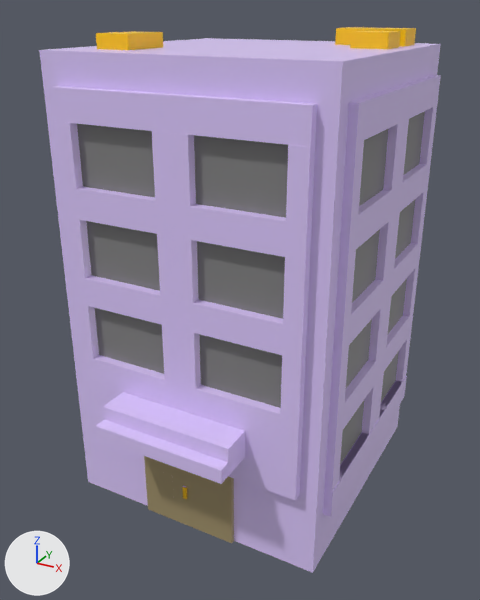
Before and after pictures for a commit that changed the FBX model Bird Gang/Assets/MayaMesh/purpleTowerBlock.fbx.
One viewpoint serves both versions: a 50 mm camera at (16.1, -25.7, 11.4) aimed at (2.8, -1.4, -0.7). Every picture has the same lights, and +X, +Y and +Z are marked at lower left. Where no turn or scale is listed for an object, it has been applied to the vertices.

Objects in the first picture: 'purpleTowerBlock'.
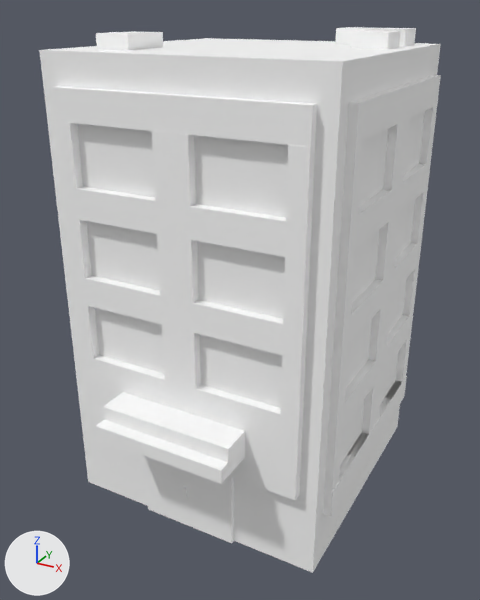
Where the newer file only moved an object's origin or applied its transform, the numbers keep the older frame.

What differs and where, as boxes [x1, y1, x2, y2] in the pictures (480 x 600 px):
```json
{"object": "purpleTowerBlock", "change": "recoloured", "before": [39, 27, 441, 573], "after": [39, 27, 441, 573], "on screen": "purple to grey"}
```

Scene script edits in JSON lines:
```json
{"op": "set", "path": "mat_towerwindows.base_color", "old": "(0.224, 0.224, 0.224)", "new": "(1.0, 1.0, 1.0)", "note": "grey #828282 -> white #ffffff"}
{"op": "set", "path": "mat_purpletowerblock1.base_color", "old": "(0.738, 0.593, 1.0)", "new": "(1.0, 1.0, 1.0)", "note": "purple #dfcaff -> white #ffffff"}
{"op": "set", "path": "mat_towertopparts.base_color", "old": "(1.0, 0.576, 0.0)", "new": "(1.0, 1.0, 1.0)", "note": "yellow #ffc800 -> white #ffffff"}
{"op": "set", "path": "mat_browndoor.base_color", "old": "(0.358, 0.286, 0.147)", "new": "(1.0, 1.0, 1.0)", "note": "beige #a1926b -> white #ffffff"}
```
